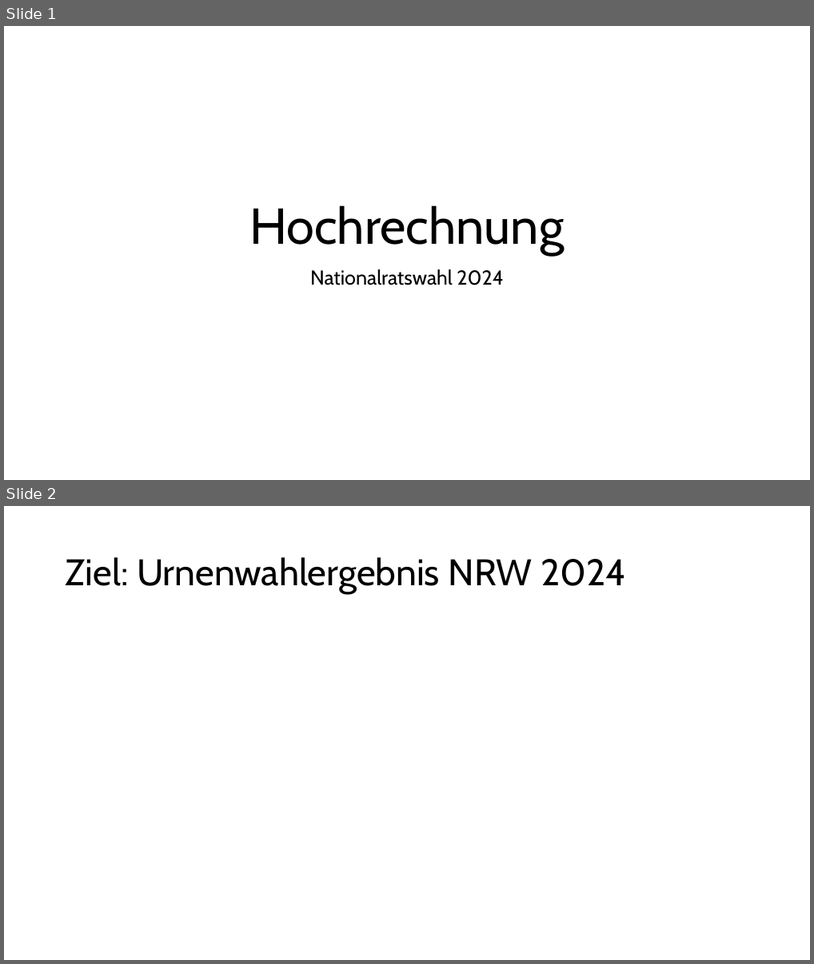
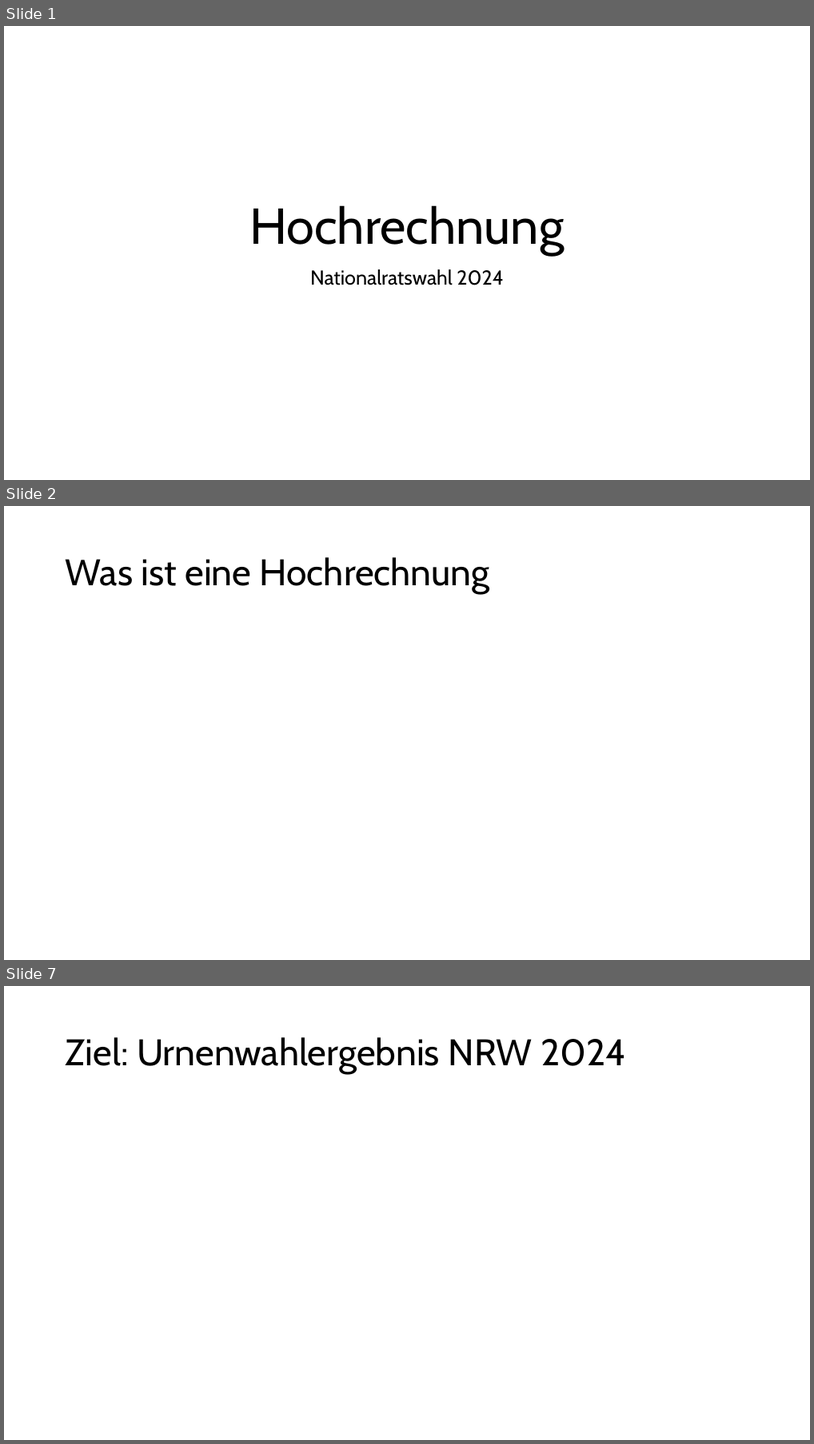
Before and after one commit to ClaraHimmelbauer/hirschwang-hochrechnung, a slide deck: report/presentation.pptx. Shown one above the other, each under a label of ours: slides 1 and 2 before the commit, slides 1, 2 and 7 after it; the slides between them are not shown. The pictures are 814x964 and 814x1444 pixels, drawn with LibreOffice and Linux fonts; fonts in the diff are those of the drawing. Boxes give left, top, right and bottom in pixels: in the first picture for what was removed or moved away, otherwise in the second. Text is boxed around its words. In the diff, an @@ line names an element or a change of style, - is before the commit and + after.

```diff
--- a/report/presentation.pptx
+++ b/report/presentation.pptx
@@ slide 2 added at (4,506,810,960), background #FFFFFF @@
@@ title added at (66,557,490,594), 44 pt, text #000000 @@
+Was ist eine Hochrechnung
@@ what was slide 2 is now slide 7 @@
```
Also in this commit, not shown: 6 other slides added, 1 slide removed, 10 other files.
